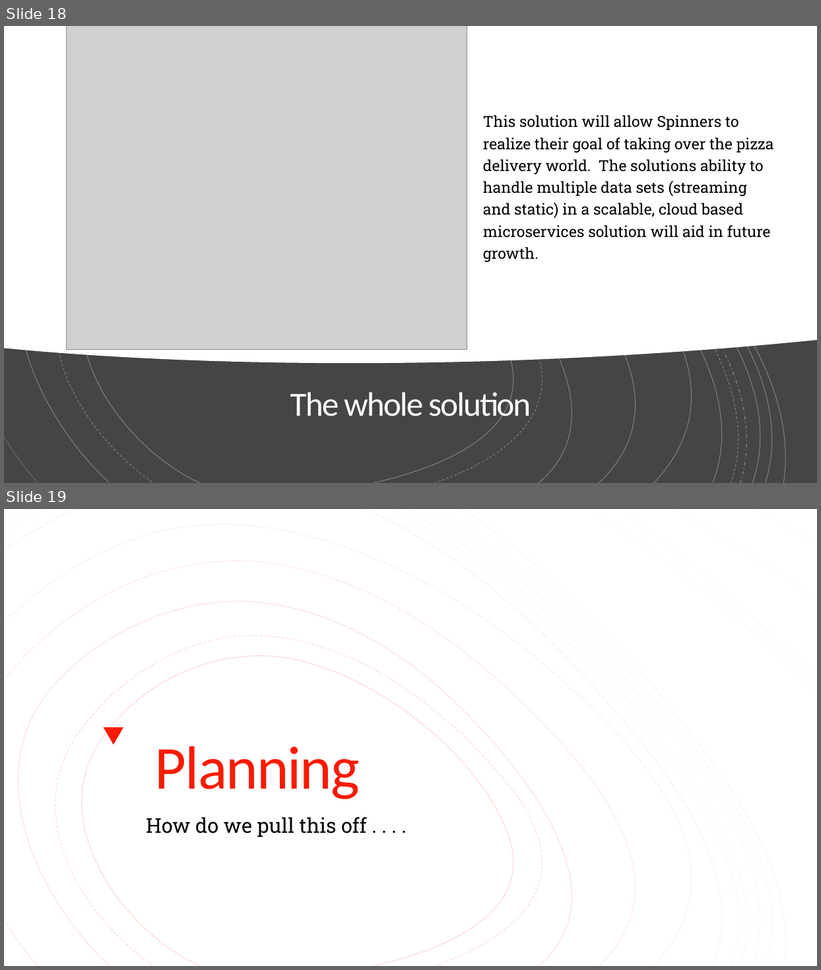
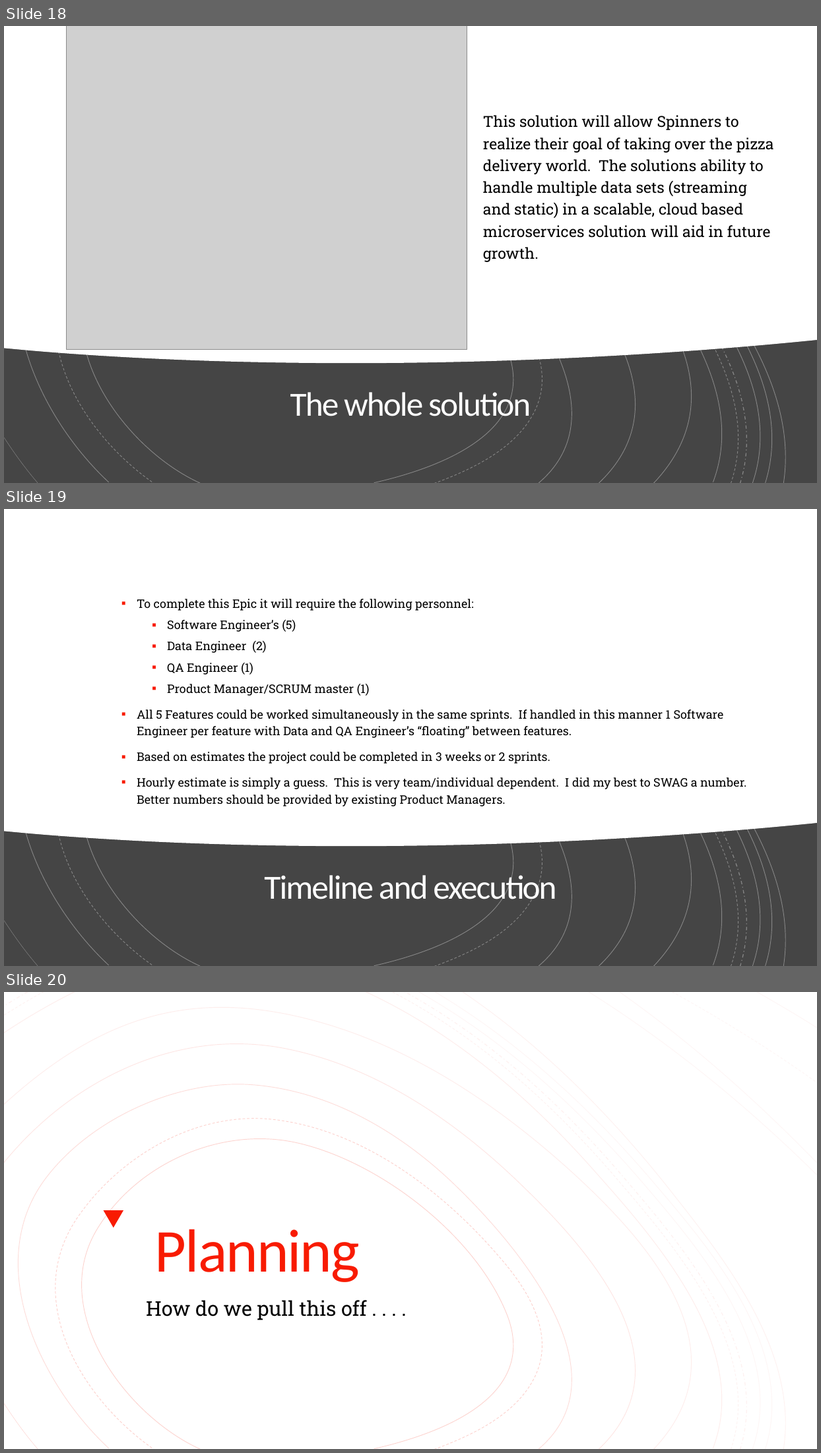
Before and after one commit to jerrycutshaw/spinners-pizza-example-solution-architecture, a slide deck: spinners-pizza-delivery-presentation.pptx. Shown one above the other, each under a label of ours: slides 18 and 19 before the commit, slides 18, 19 and 20 after it. The pictures are 821x970 and 821x1453 pixels, drawn with LibreOffice and Linux fonts; fonts in the diff are those of the drawing; grey boxes stand for pictures. Boxes give left, top, right and bottom in pixels: in the first picture for what was removed or moved away, otherwise in the second. Text is boxed around its words. In the diff, an @@ line names an element or a change of style, - is before the commit and + after.

```diff
--- a/spinners-pizza-delivery-presentation.pptx
+++ b/spinners-pizza-delivery-presentation.pptx
@@ slide 19 added at box(4, 509, 817, 966), background #FFFFFF; not listed: 16 template elements that a slide beside it also shows @@
@@ rectangle added at box(4, 509, 817, 966), fill #454545 @@
@@ freeform shape added at box(4, 509, 817, 846), fill #FFFFFF @@
@@ group added at box(4, 509, 817, 966): 19 freeform shapes @@
@@ group added at box(4, 509, 817, 966): 19 freeform shapes @@
@@ text added at box(137, 599, 746, 807), 14 pt, text #000000 @@
+▪ To complete this Epic it will require the following personnel:
+  ▪ Software Engineer’s (5)
+  ▪ Data Engineer (2)
+  ▪ QA Engineer (1)
+  ▪ Product Manager/SCRUM master (1)
+▪ All 5 Features could be worked simultaneously in the same sprints. If handled in this manner 1 Software Engineer per feature with Data and QA Engineer’s “floating” between features.
+▪ Based on estimates the project could be completed in 3 weeks or 2 sprints.
+▪ Hourly estimate is simply a guess. This is very team/individual dependent. I did my best to SWAG a number. Better numbers should be provided by existing Product Managers.
@@ title added at box(264, 871, 556, 908), 40 pt, text #FFFFFF @@
+Timeline and execution
@@ what was slide 19 is now slide 20 @@
```
Also in this commit, not shown: 4 slides changed.
